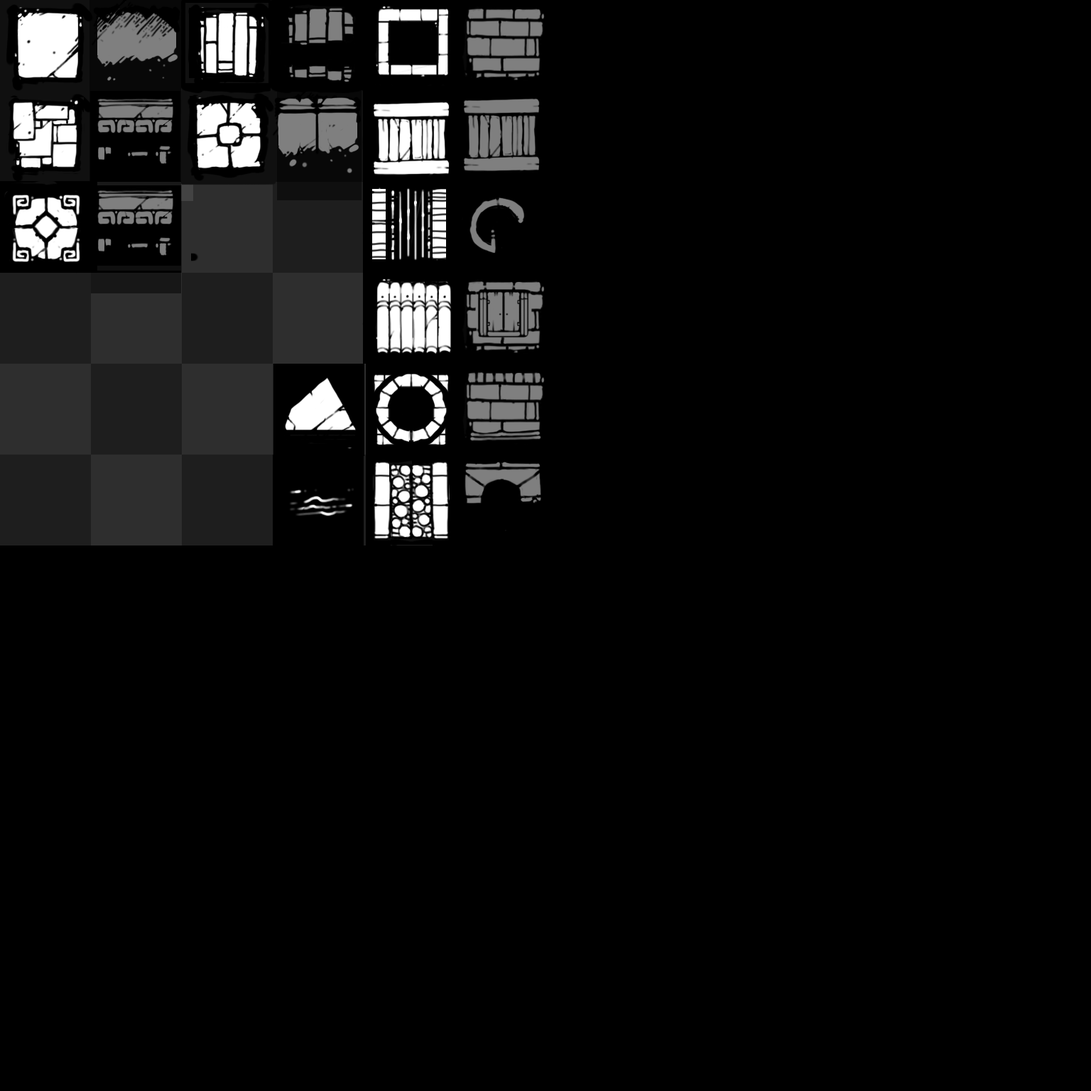
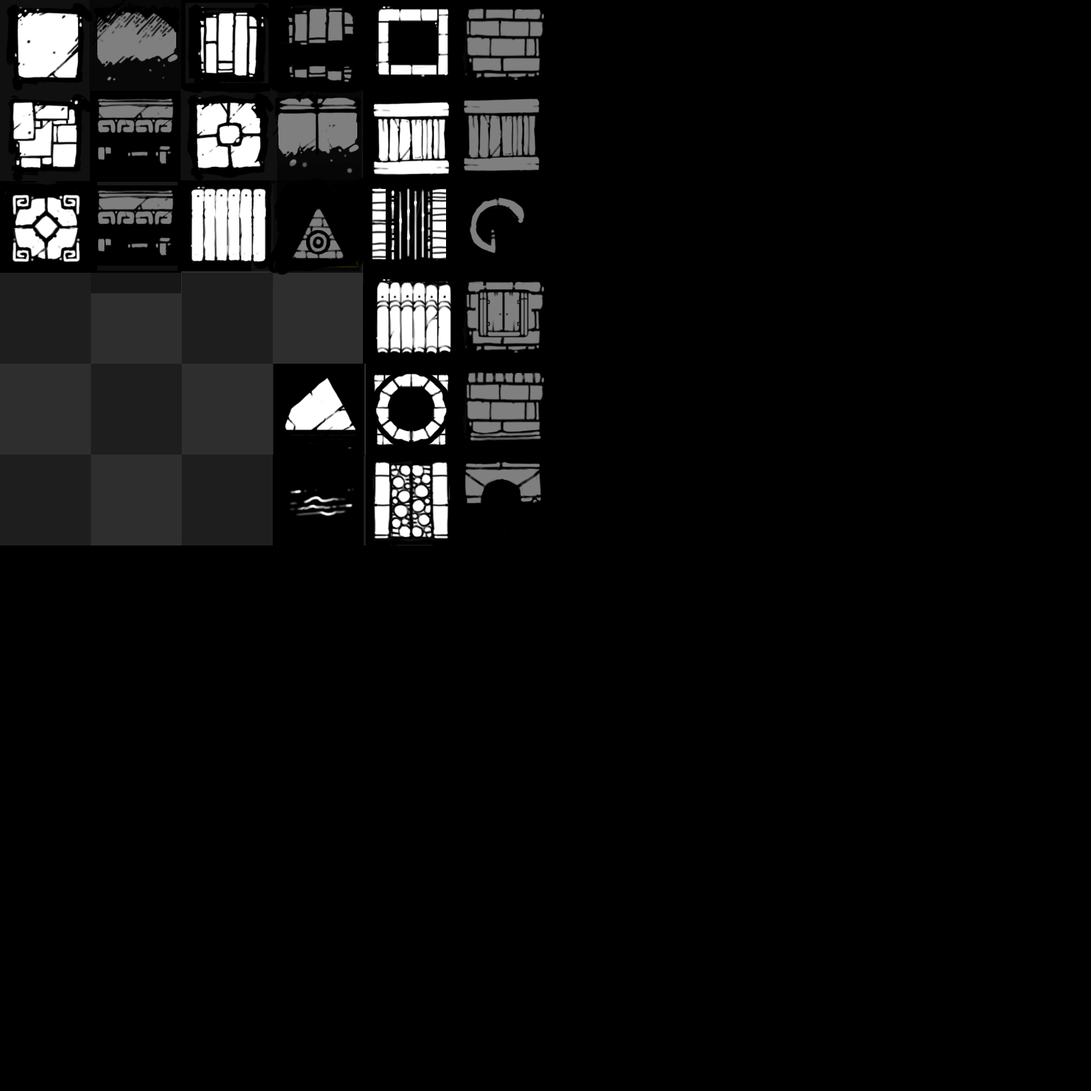
Two versions of the same layered image (1091x1091). Layer-by-layer changes:
painted on "Shadow" over (277, 200, 362, 273)
added group "Drtail2" with 6 layers above "Detail1" over (177, 162, 382, 285)
added layer "Layer 49" in group "Drtail2" over (293, 216, 351, 263)
added layer "Layer 47" in group "Drtail2" over (302, 230, 337, 263)
added layer "Layer 46" in group "Drtail2" over (293, 208, 344, 260)
added layer "Layer 45" in group "Drtail2" over (266, 176, 364, 276)
added layer "Layer 44" in group "Drtail2" over (177, 162, 382, 285)
painted on "Layer 28" over (361, 272, 382, 285)
removed layer "Layer 25 copy" (1st of 2, in "Structure4") from group "Structure4" over (361, 272, 382, 285)
